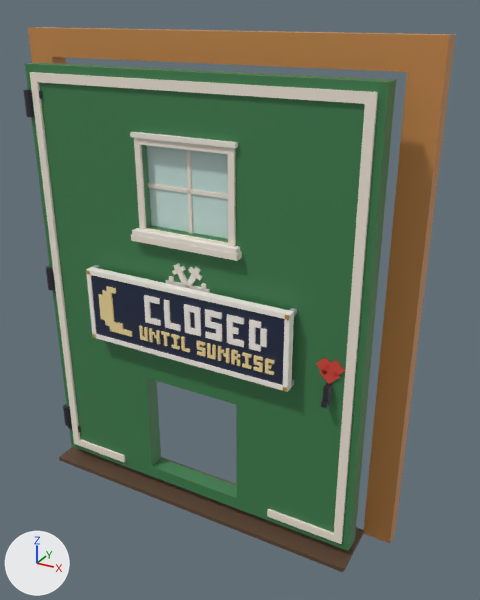
Renders of the FBX model assets/cat-cafe/exports/CatCafe_Door_Chalet_Back.fbx from each side of a commit.
Rendered twice from a camera (50 mm lens) standing at (0.054, -0.0828, 0.0825) and looking at (0.006, 0.0045, 0.0389). The axes (+X, +Y, +Z) are drawn at lower left. The lights are the same throughout. The picture after the commit comes second. Where no turn or scale is listed for an object, it has been applied to the vertices.

The older version as bpy lines, for what is in view:
```python
me_catcafe_door_chalet_back = bpy.data.meshes.new('CatCafe_Door_Chalet_Back')
me_catcafe_door_chalet_back.from_pydata(...)  # 28 vertices, 24 faces; spans x -0.0345..0.0345, y -0.0048..0.0082, z 0.0..0.0795
me_catcafe_door_chalet_back.materials.append(mat_catcafe_palette)
me_catcafe_door_chalet_back_sign = bpy.data.meshes.new('CatCafe_Door_Chalet_Back_Sign')
me_catcafe_door_chalet_back_sign.from_pydata(...)  # 222 vertices, 210 faces; spans x 0.0107..0.0478, y -0.0026..0.0, z 0.0302..0.0428
me_catcafe_door_chalet_back_sign.materials.append(mat_catcafe_palette)
me_catcafe_door_chalet_back_sign_bulb = bpy.data.meshes.new('CatCafe_Door_Chalet_Back_Sign_Bulb')
me_catcafe_door_chalet_back_sign_bulb.from_pydata(...)  # 352 vertices, 306 faces; spans x 0.013..0.0455, y -0.0025..-0.0022, z 0.0324..0.0406
me_catcafe_door_chalet_back_sign_bulb.materials.append(mat_catcafe_palette)
ob_catcafe_door_chalet_back = bpy.data.objects.new('CatCafe_Door_Chalet_Back', me_catcafe_door_chalet_back)
ob_catcafe_door_chalet_back.location = (0.0, 0.0, 0.0)
ob_catcafe_door_chalet_back_sign = bpy.data.objects.new('CatCafe_Door_Chalet_Back_Sign', me_catcafe_door_chalet_back_sign)
ob_catcafe_door_chalet_back_sign.location = (-0.0288, -0.0022, 0.0)
ob_catcafe_door_chalet_back_sign_bulb = bpy.data.objects.new('CatCafe_Door_Chalet_Back_Sign_Bulb', me_catcafe_door_chalet_back_sign_bulb)
ob_catcafe_door_chalet_back_sign_bulb.location = (-0.0288, -0.0022, 0.0)
# also in view: 'CatCafe_Door_Chalet_Back_Leaf_Glass' at (0.0005, -0.0007, 0.0575); 'CatCafe_Door_Chalet_Back_Leaf' at (0.0001, -0.0011, 0.0383)
```
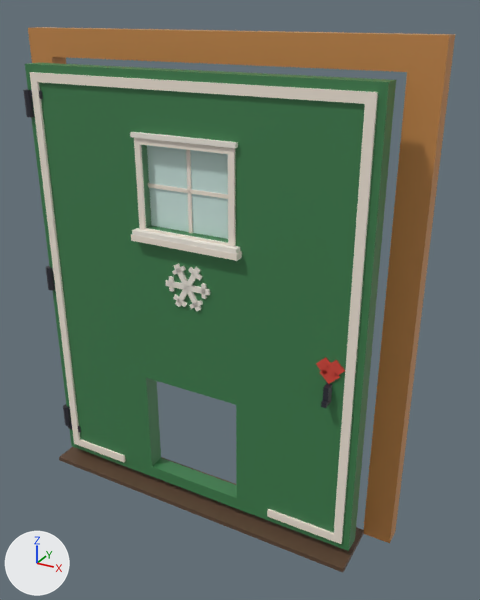
What differs and where, as boxes [x1, y1, x2, y2] in the pictures (480 x 600 px):
'CatCafe_Door_Chalet_Back_Sign', deleted
    before: [86, 265, 297, 392]
'CatCafe_Door_Chalet_Back_Sign_Bulb', deleted
    before: [99, 286, 275, 375]

The change, as a list of edits to the scene's bpy script:
```text
Remove ob_catcafe_door_chalet_back_sign:
    ob_catcafe_door_chalet_back_sign = bpy.data.objects.new('CatCafe_Door_Chalet_Back_Sign', me_catcafe_door_chalet_back_sign)
    ob_catcafe_door_chalet_back_sign.location = (-0.0288, -0.0022, 0.0)
Remove ob_catcafe_door_chalet_back_sign_bulb:
    ob_catcafe_door_chalet_back_sign_bulb = bpy.data.objects.new('CatCafe_Door_Chalet_Back_Sign_Bulb', me_catcafe_door_chalet_back_sign_bulb)
    ob_catcafe_door_chalet_back_sign_bulb.location = (-0.0288, -0.0022, 0.0)
```
